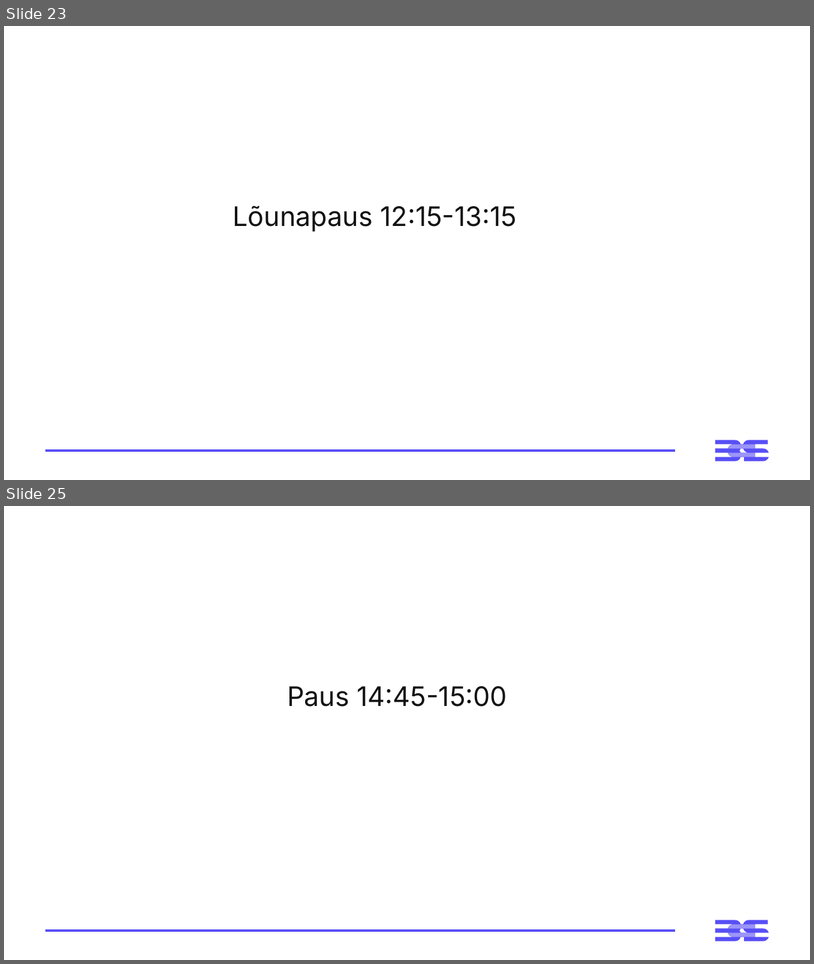
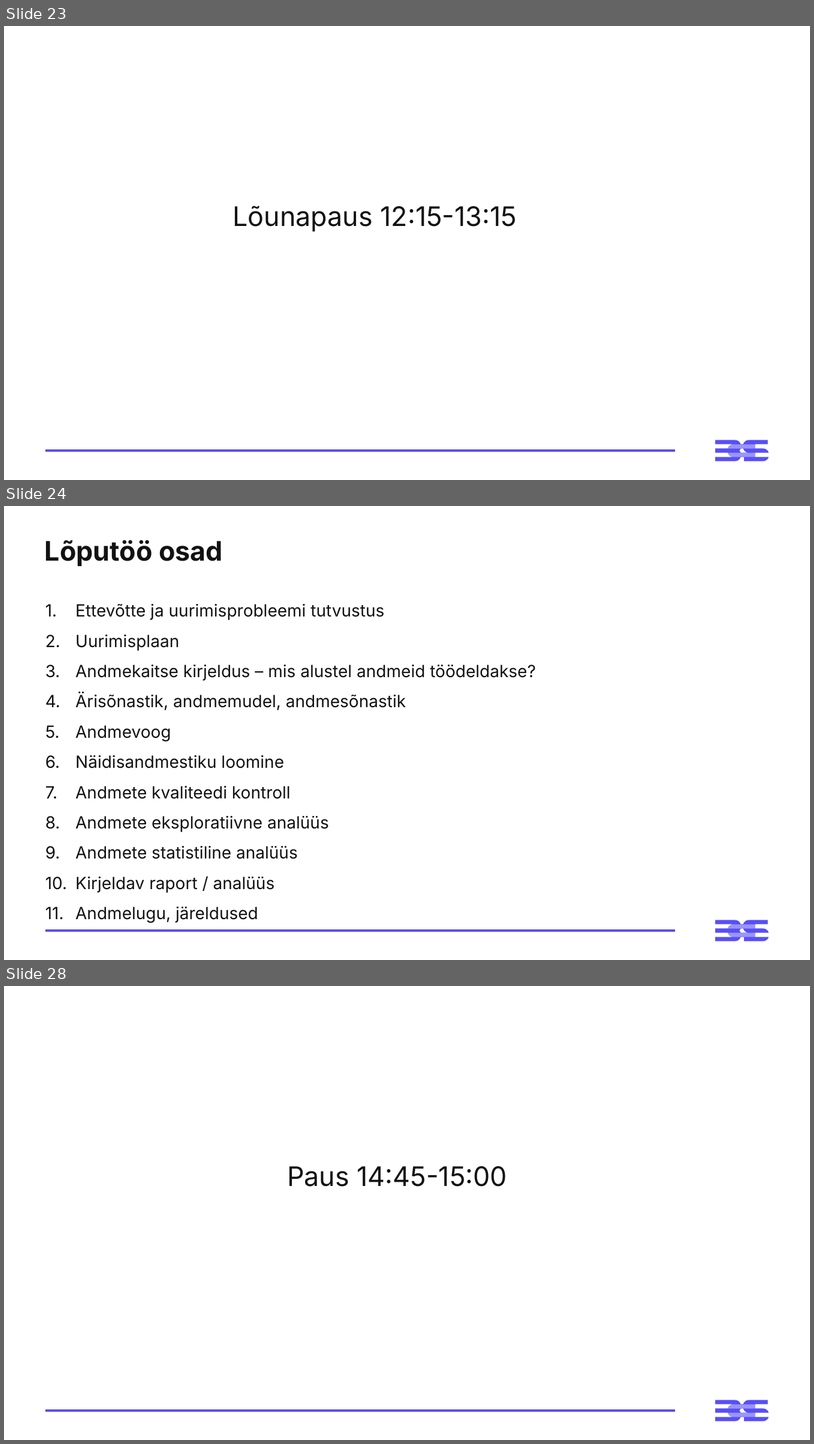
Before and after one commit to virverani/andmetarkus_2026_kevad, a slide deck: Day12/12-paev-andmetarkus-esitlus.pptx. Shown one above the other, each under a label of ours: slides 23 and 25 before the commit, slides 23, 24 and 28 after it; the slides between them are not shown. The pictures are 814x964 and 814x1444 pixels, drawn with LibreOffice and Linux fonts; fonts in the diff are those of the drawing. Boxes give left, top, right and bottom in pixels: in the first picture for what was removed or moved away, otherwise in the second. Text is boxed around its words. In the diff, an @@ line names an element or a change of style, - is before the commit and + after.

```diff
--- a/Day12/12-paev-andmetarkus-esitlus.pptx
+++ b/Day12/12-paev-andmetarkus-esitlus.pptx
@@ slide 24 added at (4,506,810,960), background #FFFFFF; not listed: 3 template elements that a slide beside it also shows @@
@@ title added at (45,540,223,566), 32 pt, text #121212, bold @@
+Lõputöö osad
@@ text added at (75,604,536,892), 20 pt, text #121212 @@
+1. Ettevõtte ja uurimisprobleemi tutvustus
+2. Uurimisplaan
+3. Andmekaitse kirjeldus – mis alustel andmeid töödeldakse?
+4. Ärisõnastik, andmemudel, andmesõnastik
+5. Andmevoog
+6. Näidisandmestiku loomine
+7. Andmete kvaliteedi kontroll
+8. Andmete eksploratiivne analüüs
+9. Andmete statistiline analüüs
+10. Kirjeldav raport / analüüs
+11. Andmelugu, järeldused
@@ what was slide 25 is now slide 28 @@
```
Also in this commit, not shown: 1 slide changed, 2 other slides added.
